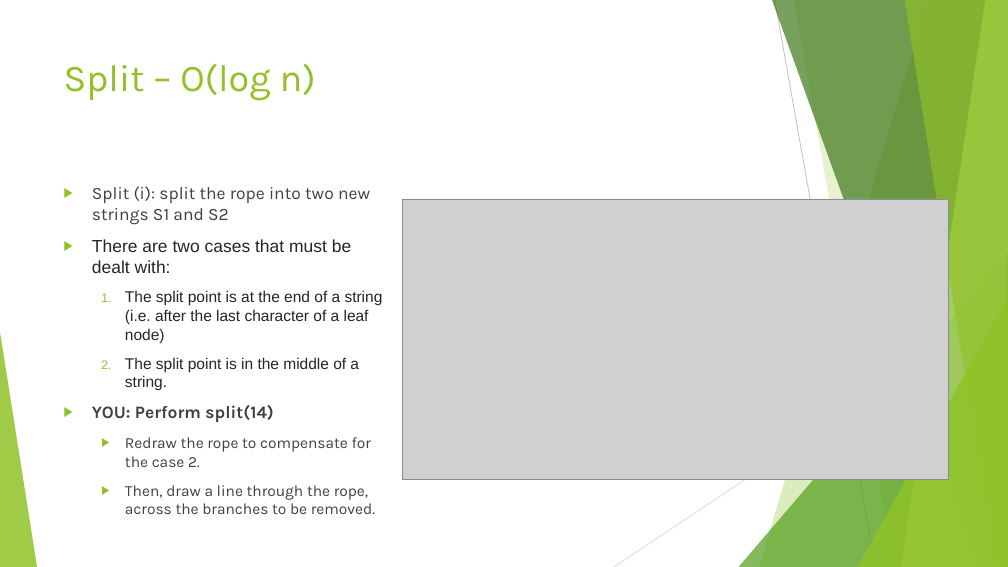
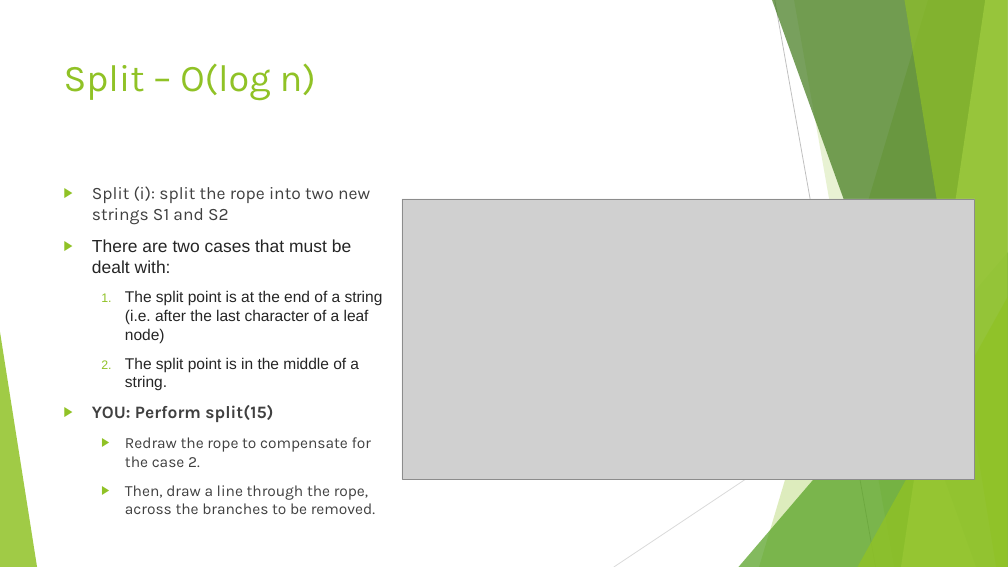
Before and after one commit to nbelliot/comp401, a slide deck: slide 6 of presentation1/Exercises.pptx (slide 5 before the commit). Drawn at 1008x567 pixels with LibreOffice and Linux fonts; fonts in the diff are those of the drawing; grey boxes stand for pictures. Boxes give left, top, right and bottom in pixels: in the first picture for what was removed or moved away, otherwise in the second. Text is boxed around its words. In the diff, an @@ line names an element or a change of style, - is before the commit and + after.

```diff
--- a/presentation1/Exercises.pptx
+++ b/presentation1/Exercises.pptx
@@ picture: place and size @@
-picture at (402, 199, 948, 479)
+picture at (402, 199, 975, 479)
@@ text at (92, 405, 273, 422): text changed @@
-▶ YOU: Perform split(14)
+▶ YOU: Perform split(15)
```
Also in this commit, not shown: 5 other slides changed, 1 slide added, 1 other file.
